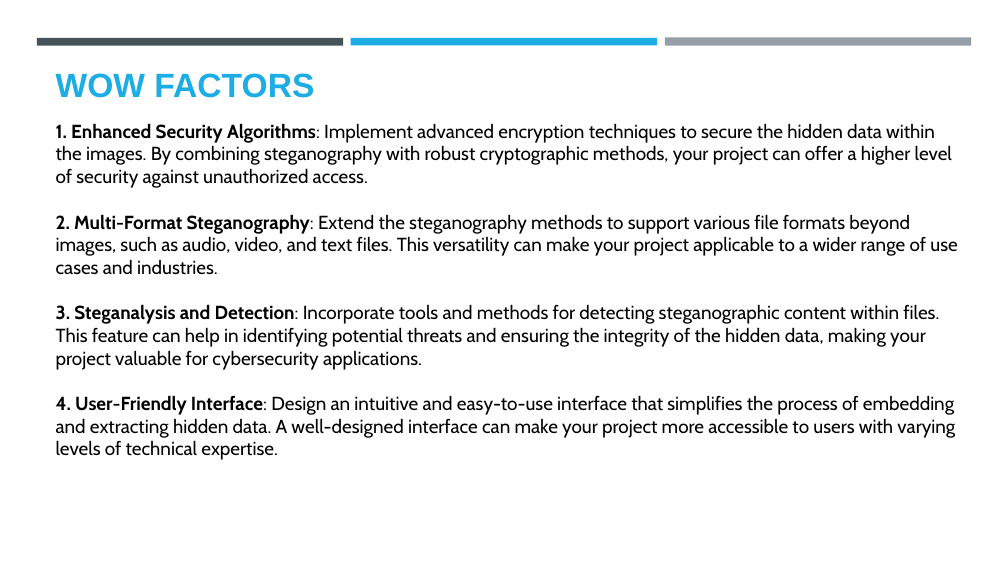
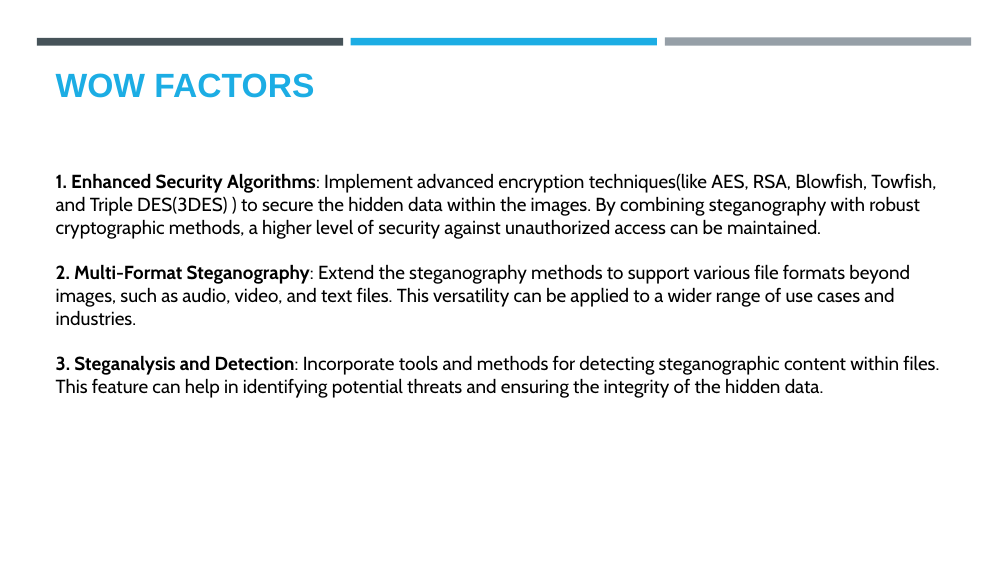
Before and after one commit to AreImanth/Steganography-Project, a slide deck: slide 5 of Steganography_ppt.pptx. Drawn at 1008x567 pixels with LibreOffice and Linux fonts; fonts in the diff are those of the drawing; background and template pictures are left out. Boxes give left, top, right and bottom in pixels: in the first picture for what was removed or moved away, otherwise in the second. Text is boxed around its words. In the diff, an @@ line names an element or a change of style, - is before the commit and + after.

```diff
--- a/Steganography_ppt.pptx
+++ b/Steganography_ppt.pptx
@@ text at (56,173,939,398): text changed @@
-1. Enhanced Security Algorithms: Implement advanced encryption techniques to secure the hidden data within the images. By combining steganography with robust cryptographic methods, your project can offer a higher level of security against unauthorized access.
-2. Multi-Format Steganography: Extend the steganography methods to support various file formats beyond images, such as audio, video, and text files. This versatility can make your project applicable to a wider range of use cases and industries.
-3. Steganalysis and Detection: Incorporate tools and methods for detecting steganographic content within files. This feature can help in identifying potential threats and ensuring the integrity of the hidden data, making your project valuable for cybersecurity applications.
-4. User-Friendly Interface: Design an intuitive and easy-to-use interface that simplifies the process of embedding and extracting hidden data. A well-designed interface can make your project more accessible to users with varying levels of technical expertise.
+1. Enhanced Security Algorithms: Implement advanced encryption techniques(like AES, RSA, Blowfish, Towfish, and Triple DES(3DES) ) to secure the hidden data within the images. By combining steganography with robust cryptographic methods, a higher level of security against unauthorized access can be maintained.
+2. Multi-Format Steganography: Extend the steganography methods to support various file formats beyond images, such as audio, video, and text files. This versatility can be applied to a wider range of use cases and industries.
+3. Steganalysis and Detection: Incorporate tools and methods for detecting steganographic content within files. This feature can help in identifying potential threats and ensuring the integrity of the hidden data.
```
Also in this commit, not shown: 3 other slides changed.
